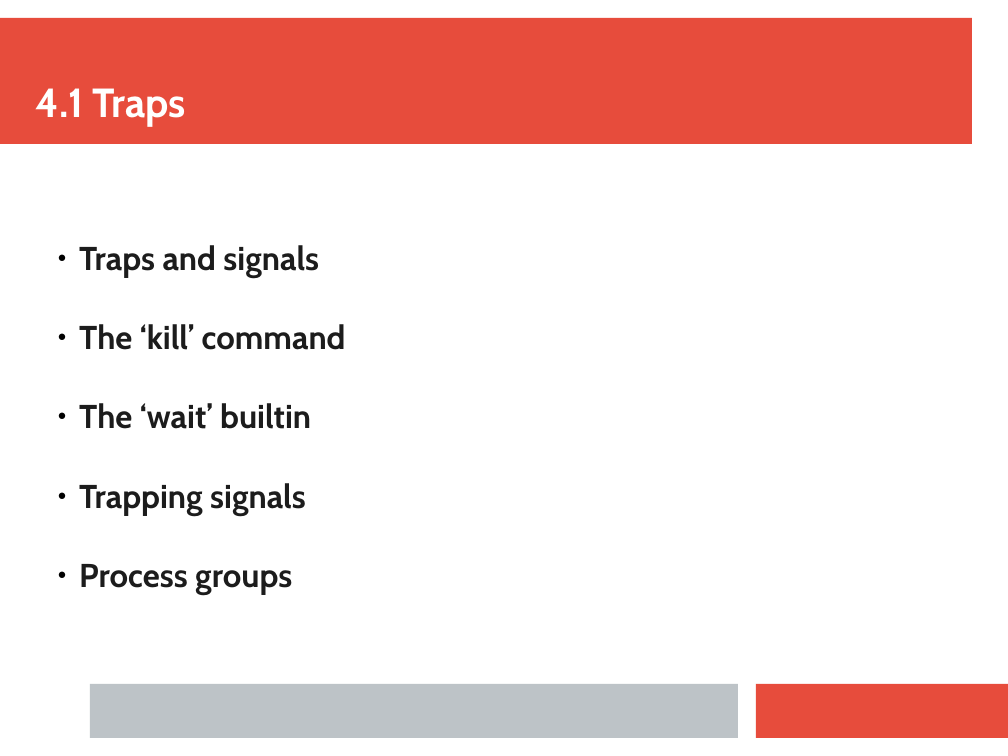
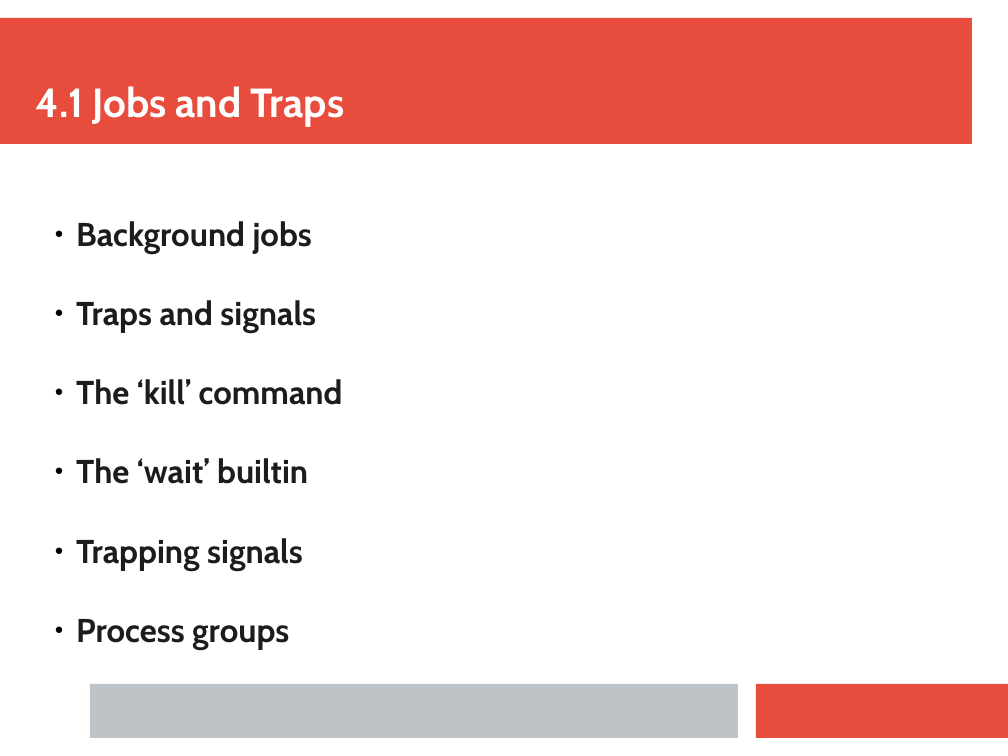
Before and after one commit to ianmiell/introduction-to-bash, a slide deck: slide 95 of slides/introduction_to_bash.pptx (slide 98 before the commit). Drawn at 1008x756 pixels with LibreOffice and Linux fonts; fonts in the diff are those of the drawing. Boxes give left, top, right and bottom in pixels: in the first picture for what was removed or moved away, otherwise in the second. Text is boxed around its words. In the diff, an @@ line names an element or a change of style, - is before the commit and + after.

```diff
--- a/slides/introduction_to_bash.pptx
+++ b/slides/introduction_to_bash.pptx
@@ text at (x1=36, y1=86, x2=345, y2=127): text changed @@
-4.1 Traps
+4.1 Jobs and Traps
@@ text "Background jobs" moved from (x1=79, y1=245, x2=346, y2=595) to (x1=76, y1=221, x2=343, y2=649) @@
@@ text at (x1=76, y1=221, x2=312, y2=253): paragraph added @@
+  ● Background jobs
```
Also in this commit, not shown: 4 other slides changed, 1 slide added, 3 slides removed, 8 other files.
